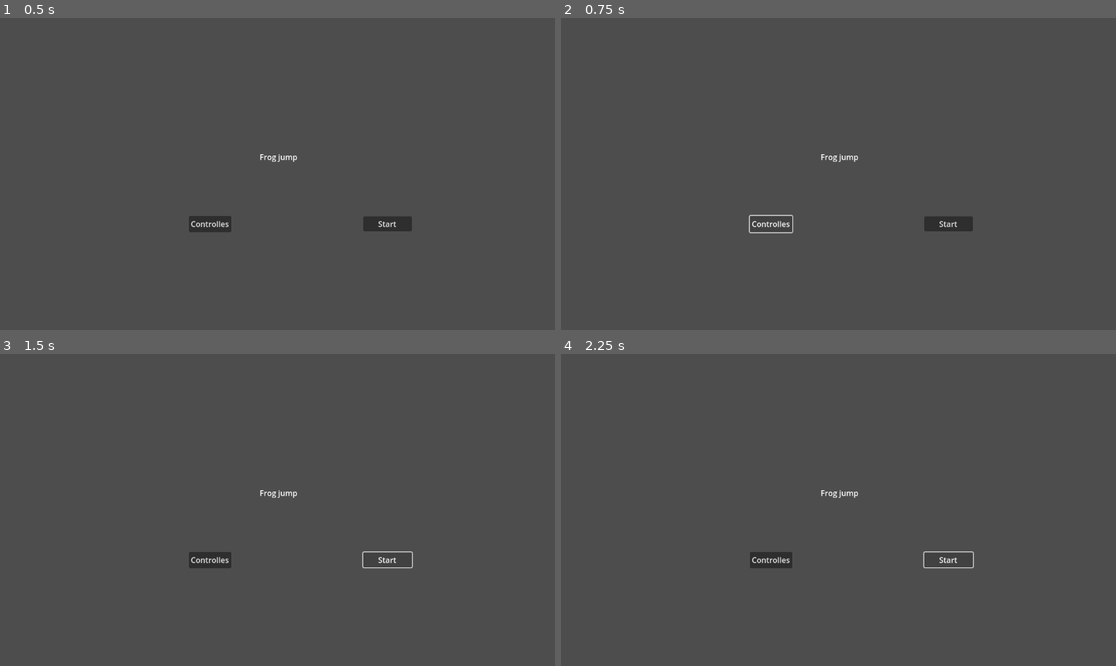
Above: before the commit, frames 1-4 (two rows, left to right).
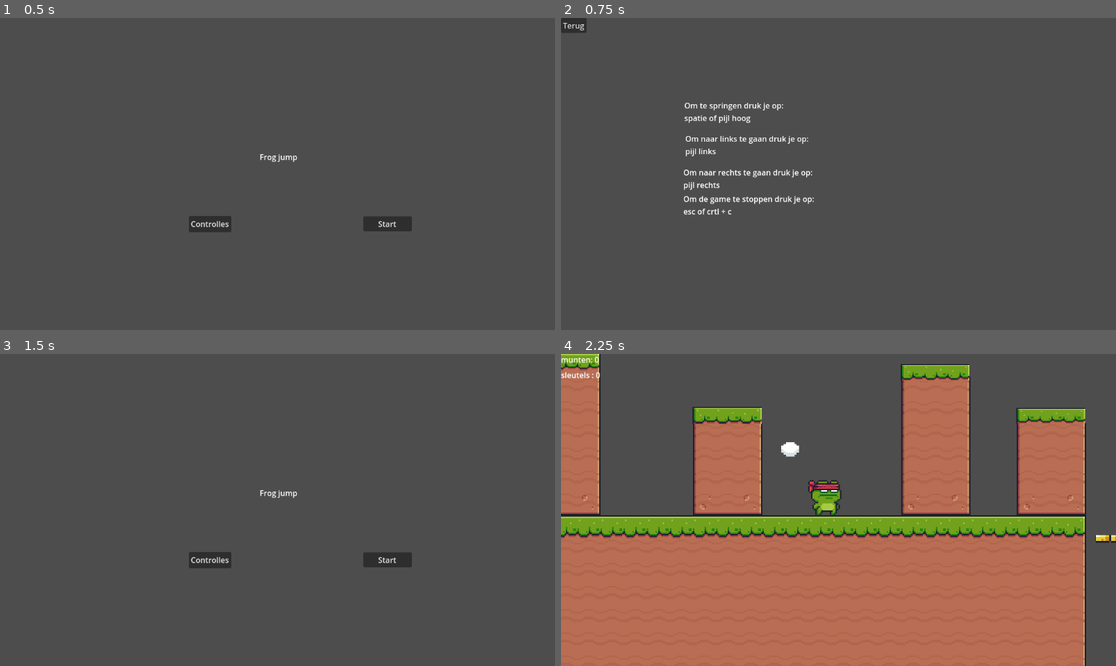
Above: after the commit, the same moments.

Repository: Rafaelorr/open_frog
Game: Godot game, scene res://menu/menu_scenes/main_menu.tscn
Same seed, same stepped clock (60 frames per second), same inputs: the game is played once before the commit and once after it. The project has no main scene, so this scene is started directly.
Inputs:
- Up to frame 1 (0.5 s): no input
- Up to frame 2 (0.75 s): click "Controlles" at 0.5 s
- Up to frame 3 (1.5 s): click "Start" (after the commit: "Terug") at 1.25 s
- Up to frame 4 (2.25 s): click "Start" at 2 s

Frame 1 is identical in both runs. In frame 2, 2.0% of the frame differs, in the area x 0-75%, y 0-70%; in frame 3, 0.1%; in frame 4, 65%, in the area x 0-100%, y 0-100%.

Commit message:
voeg een menu toe die de controlles tonen

Diff:
--- /dev/null
+++ b/menu/menu_scenes/controlles.tscn
@@ -0,0 +1,46 @@
+[gd_scene load_steps=2 format=3 uid="uid://d2v3not27ebvs"]
+
+[ext_resource type="Script" path="res://menu/menu_scripts/controlles.gd" id="1_lkr43"]
+
+[node name="Controlles" type="Node2D"]
+script = ExtResource("1_lkr43")
+
+[node name="terug_knop" type="Button" parent="."]
+offset_right = 8.0
+offset_bottom = 8.0
+text = "Terug"
+
+[node name="Label" type="Label" parent="."]
+texture_filter = 1
+offset_left = 256.0
+offset_top = 170.0
+offset_right = 296.0
+offset_bottom = 193.0
+text = "Om te springen druk je op:
+spatie of pijl hoog"
+
+[node name="Label2" type="Label" parent="."]
+offset_left = 258.0
+offset_top = 239.0
+offset_right = 298.0
+offset_bottom = 262.0
+text = "Om naar links te gaan druk je op:
+pijl links"
+
+[node name="Label3" type="Label" parent="."]
+offset_left = 254.0
+offset_top = 309.0
+offset_right = 515.0
+offset_bottom = 358.0
+text = "Om naar rechts te gaan druk je op:
+pijl rechts"
+
+[node name="Label4" type="Label" parent="."]
+offset_left = 254.0
+offset_top = 364.0
+offset_right = 440.0
+offset_bottom = 387.0
+text = "Om de game te stoppen druk je op:
+esc of crtl + c"
+
+[connection signal="pressed" from="terug_knop" to="." method="_on_button_pressed"]
--- /dev/null
+++ b/menu/menu_scripts/controlles.gd
@@ -0,0 +1,5 @@
+extends Node2D
+
+
+func _on_button_pressed():
+	get_tree().change_scene_to_file("res://menu/menu_scenes/main_menu.tscn")
--- a/menu/menu_scripts/main_menu.gd
+++ b/menu/menu_scripts/main_menu.gd
@@ -3,8 +3,8 @@
 
 
 func _on_button_pressed():
-	get_tree().change_scene_to_file("res://levels/level_1.tscn")
+	get_tree().change_scene_to_file("res://levels/level_scenes/level_1.tscn")
 
 
 func _on_button_2_pressed():
-	print("controlles")
+	get_tree().change_scene_to_file("res://menu/menu_scenes/controlles.tscn")
